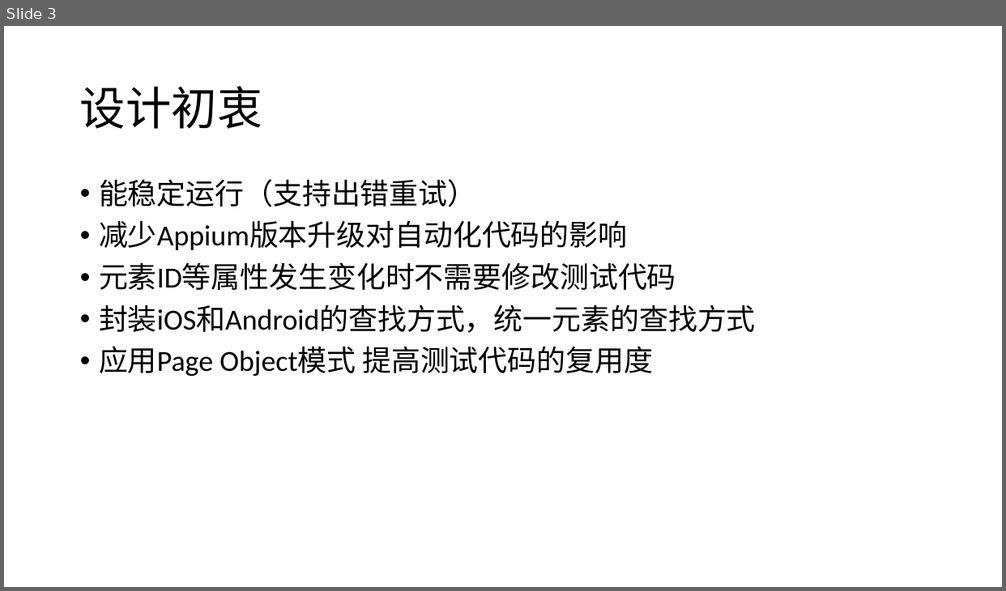
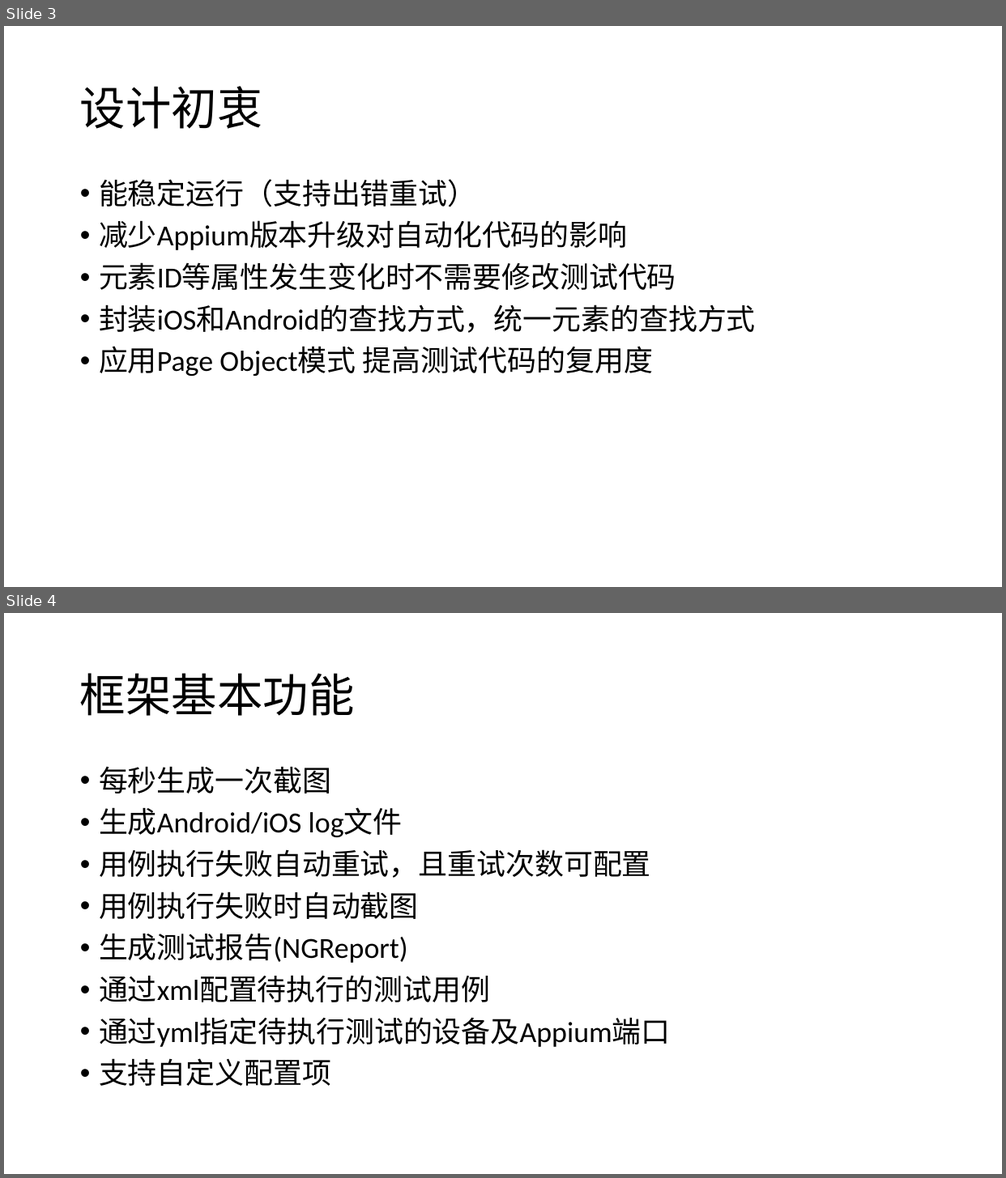
Before and after one commit to lgxqf/AppUIAutomation, a slide deck: doc/UI AUTOMATION.pptx. Shown one above the other, each under a label of ours: slide 3 before the commit, slides 3 and 4 after it. The pictures are 1006x591 and 1006x1178 pixels, drawn with LibreOffice and Linux fonts; fonts in the diff are those of the drawing. Boxes give left, top, right and bottom in pixels: in the first picture for what was removed or moved away, otherwise in the second. Text is boxed around its words. In the diff, an @@ line names an element or a change of style, - is before the commit and + after.

```diff
--- a/doc/UI AUTOMATION.pptx
+++ b/doc/UI AUTOMATION.pptx
@@ slide 4 added at [4, 613, 1002, 1174], background #FFFFFF @@
@@ title added at [80, 673, 355, 716], 44 pt, text #000000 @@
+框架基本功能
@@ text added at [99, 766, 671, 1086], 28 pt, text #000000 @@
+• 每秒生成一次截图
+• 生成Android/iOS log文件
+• 用例执行失败自动重试，且重试次数可配置
+• 用例执行失败时自动截图
+• 生成测试报告(NGReport)
+• 通过xml配置待执行的测试用例
+• 通过yml指定待执行测试的设备及Appium端口
+• 支持自定义配置项
```
Also in this commit, not shown: 4 other slides added, 3 other files.
